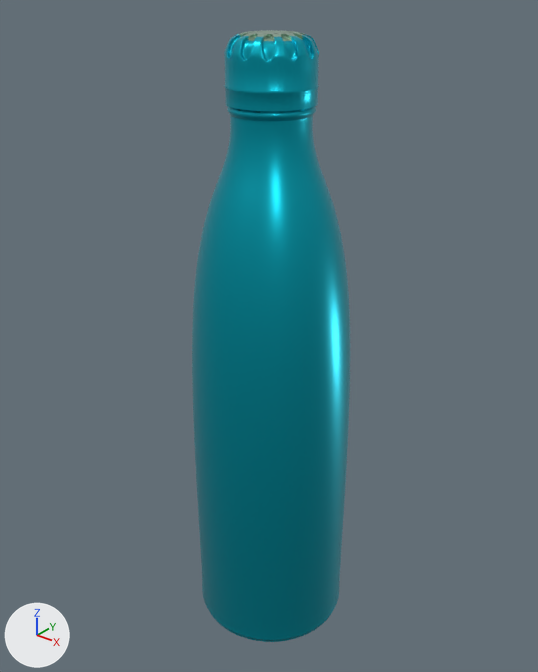
Two versions of the glTF model bottle-slim.glb, one commit apart.
One viewpoint serves both versions: a camera (50 mm lens) standing at (1.963, -2.479, 4.044) and looking at (-0.059, 0.048, 2.478). The lights are fixed; the arrows at lower left show +X, +Y and +Z. The picture after the commit comes second. Where no turn or scale is listed for an object, it has been applied to the vertices.

Before the edit, the objects in view are built like this:
```python
me_object_0 = bpy.data.meshes.new('Object_0')
me_object_0.from_pydata(...)  # 23554 vertices, 44780 faces; spans x -0.193..0.193, y -0.193..0.193, z -0.133..0.133
me_object_0.materials.append(mat_bottle_steel_blue)  # cyan #0cb7cc
me_object_3 = bpy.data.meshes.new('Object_3')
me_object_3.from_pydata(...)  # 11392 vertices, 21718 faces; spans x -0.136..0.136, y -0.138..0.138, z -0.224..0.224
me_object_3.materials.append(mat_yellow_steel)  # green #a9ccb6
me_object_6 = bpy.data.meshes.new('Object_6')
me_object_6.from_pydata(...)  # 18560 vertices, 36864 faces; spans x -0.39..0.39, y -0.39..0.39, z -1.33..1.33
me_object_6.materials.append(mat_bottle_steel_blue)  # cyan #0cb7cc
ob_object_13 = bpy.data.objects.new('Object_13', me_object_6)
ob_object_13.location = (-0.02, 0.016, 2.239)
ob_object_4 = bpy.data.objects.new('Object_4', me_object_0)
ob_object_4.location = (-0.02, 0.016, 3.697)
ob_object_7 = bpy.data.objects.new('Object_7', me_object_3)
ob_object_7.location = (-0.019, 0.017, 3.614)
```
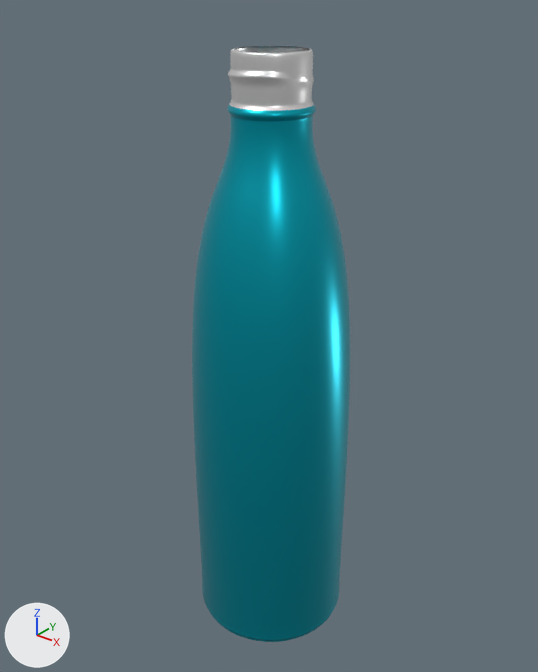
Location of each change, [x1, y1, x2, y2] in pixels of the pictures (538 x 672 px):
'Object_4', deleted (cyan)
    before: [224, 34, 319, 111]
'Object_7', deleted
    before: [238, 30, 305, 41]
'Object_14', unchanged, uncovered by the edit
    after: [228, 46, 314, 111]

The edits, one by one:
Object 'Object_4' (ob_object_4) is deleted.
Object 'Object_7' (ob_object_7) is deleted.
